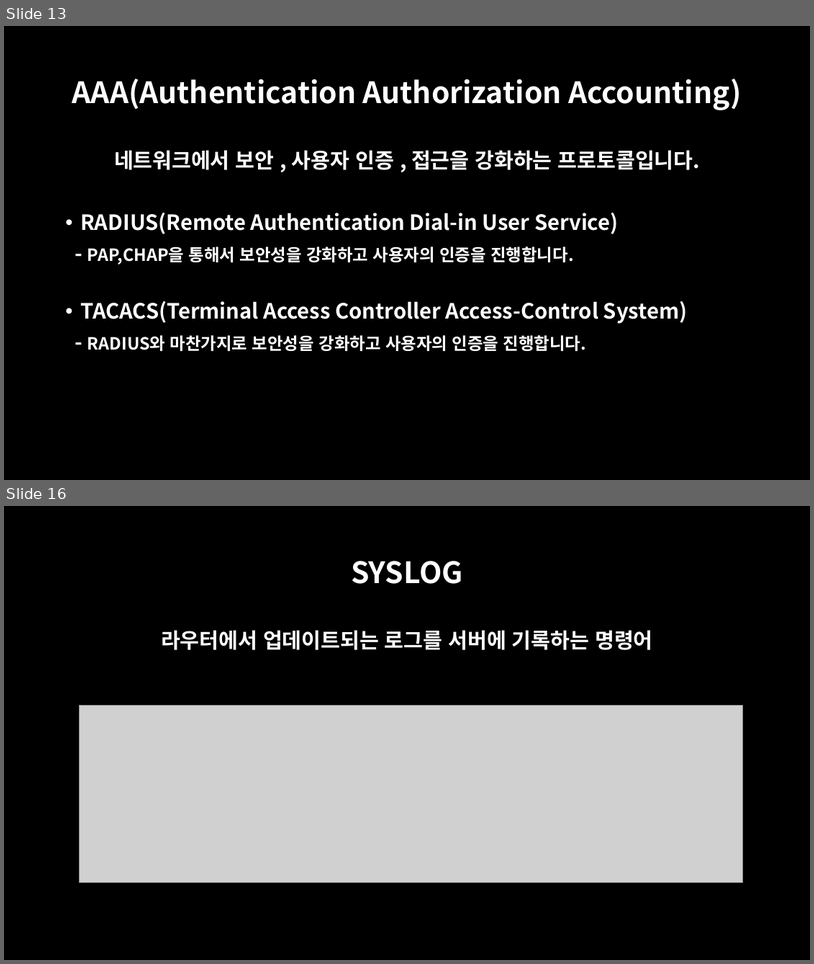
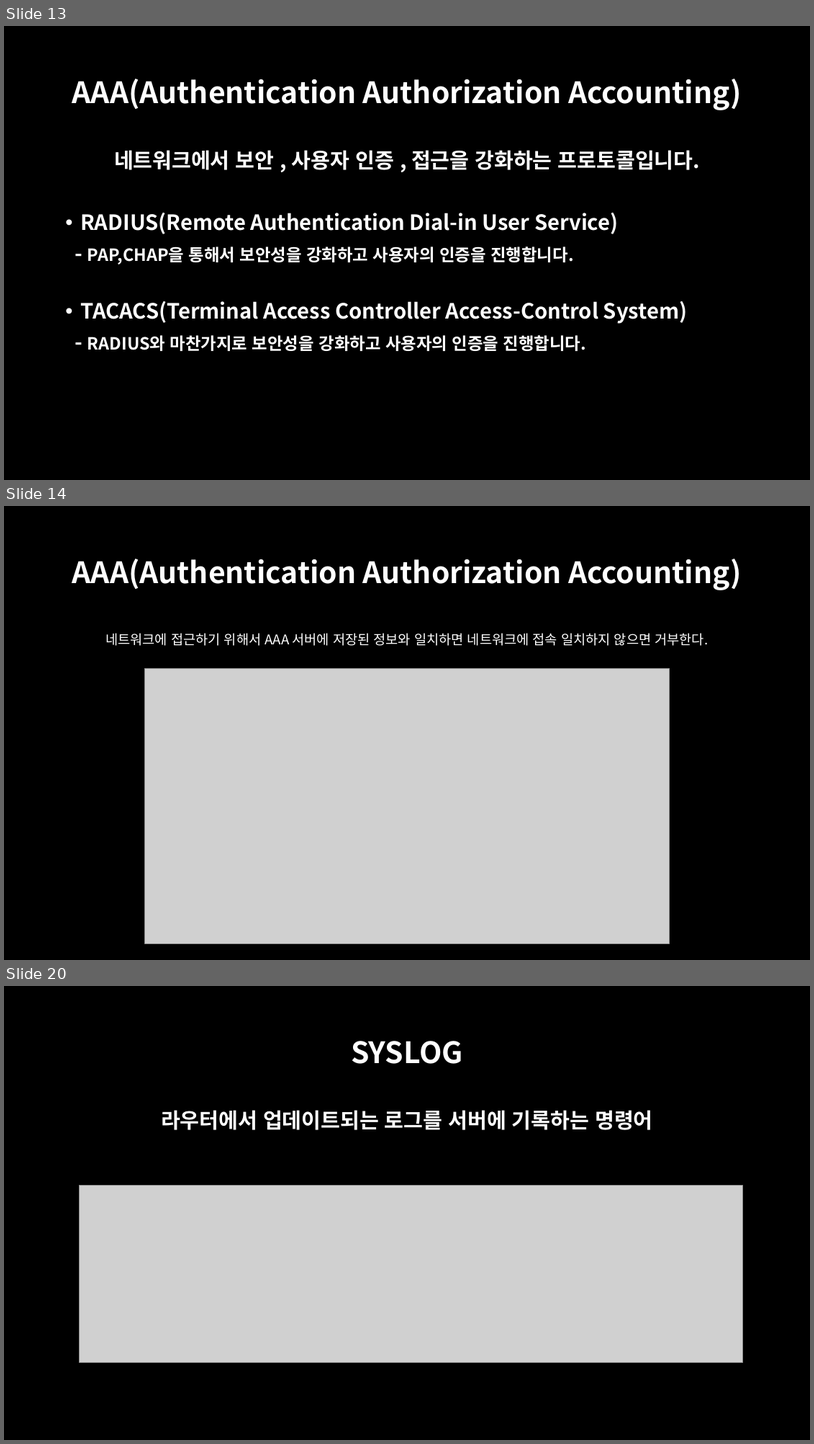
Before and after one commit to oceanwater1234/Network, a slide deck: 7. server/Packet Tracer - Server.pptx. Shown one above the other, each under a label of ours: slides 13 and 16 before the commit, slides 13, 14 and 20 after it; the slides between them are not shown. The pictures are 814x964 and 814x1444 pixels, drawn with LibreOffice and Linux fonts; fonts in the diff are those of the drawing; grey boxes stand for pictures. Boxes give left, top, right and bottom in pixels: in the first picture for what was removed or moved away, otherwise in the second. Text is boxed around its words. In the diff, an @@ line names an element or a change of style, - is before the commit and + after.

```diff
--- a/7. server/Packet Tracer - Server.pptx
+++ b/7. server/Packet Tracer - Server.pptx
@@ slide 14 added at [4,506,810,960], background #000000 @@
@@ title added at [72,559,741,590], 35 pt, text #FFFFFF, bold @@
+AAA(Authentication Authorization Accounting)
@@ text added at [106,633,708,646], 16 pt, text #FFFFFF @@
+네트워크에 접근하기 위해서 AAA 서버에 저장된 정보와 일치하면 네트워크에 접속 일치하지 않으면 거부한다.
@@ picture added at [145,668,670,943] @@
@@ what was slide 16 is now slide 20 @@
```
Also in this commit, not shown: 5 other slides added, 2 slides removed, 20 other files.
